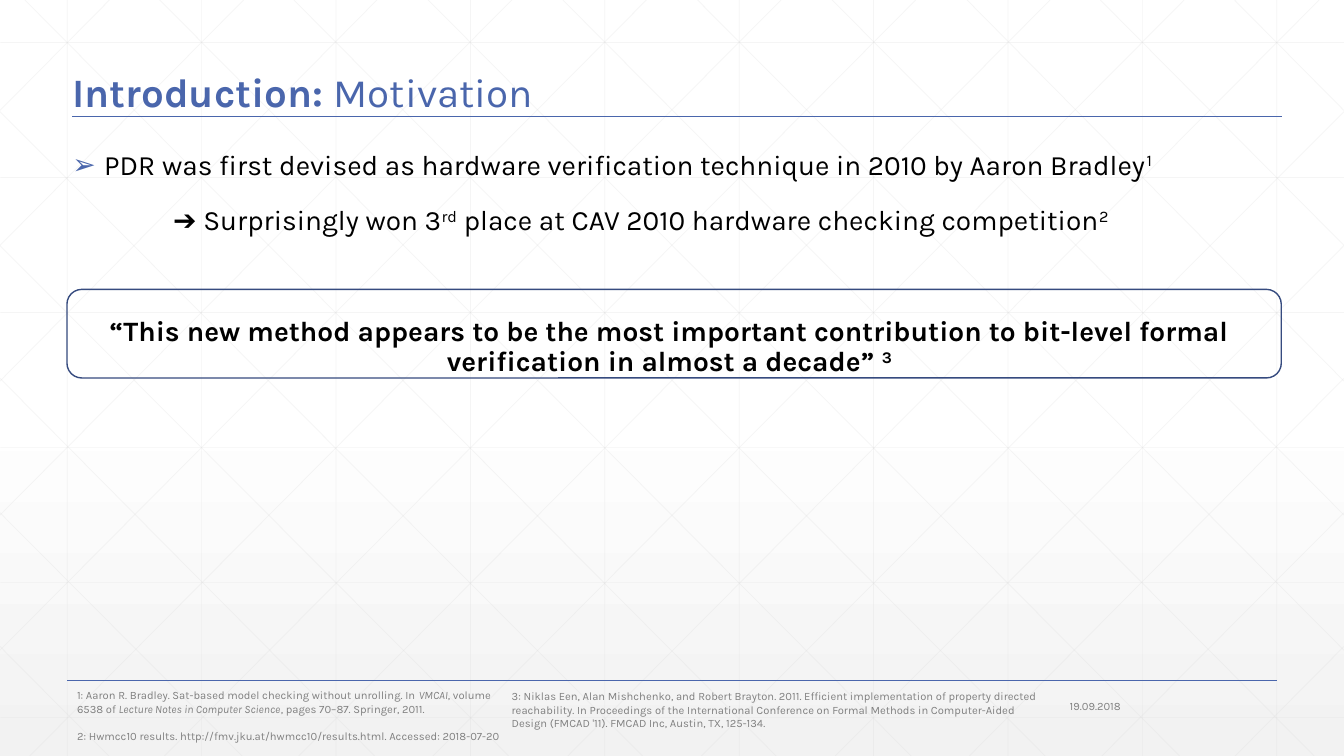
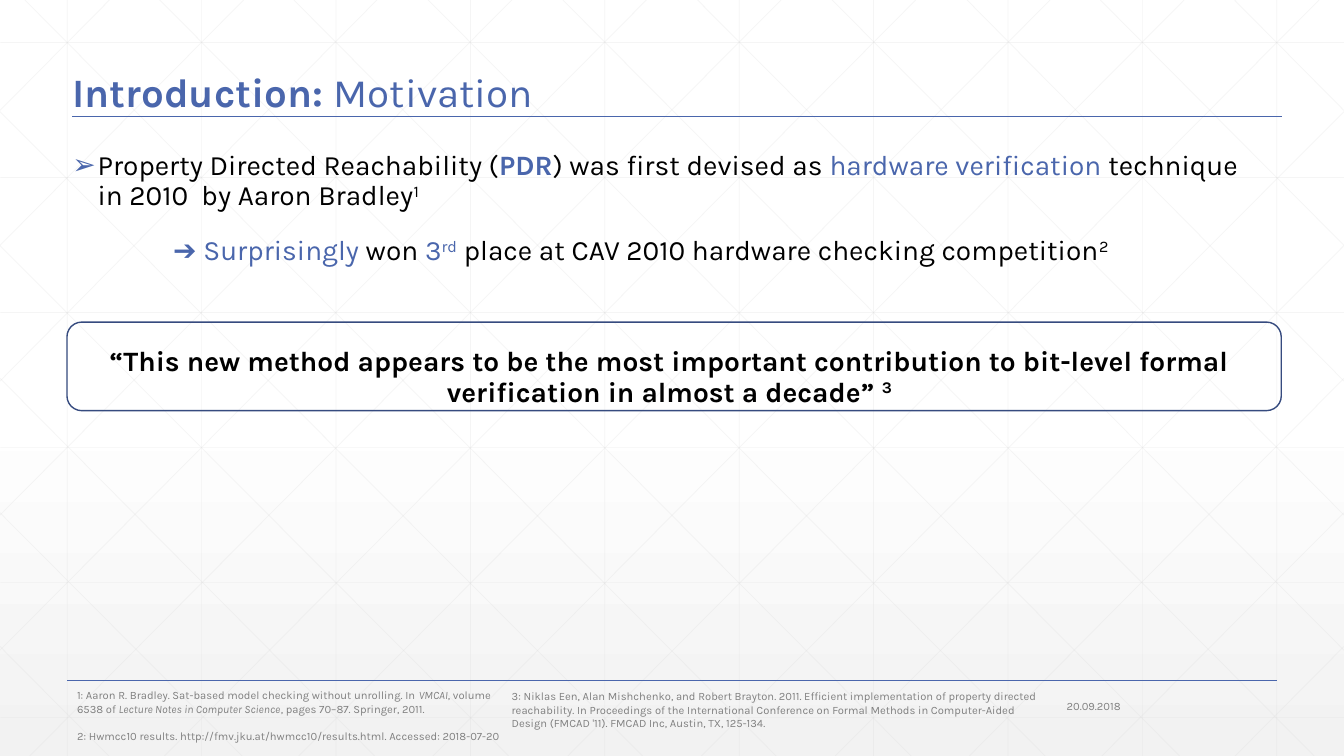
Before and after one commit to JonasWerner/BachelorThesis, a slide deck: slide 4 of Presentation/pdr_presentation_v2.pptx (slide 3 before the commit). Drawn at 1344x756 pixels with LibreOffice and Linux fonts; fonts in the diff are those of the drawing. Boxes give left, top, right and bottom in pixels: in the first picture for what was removed or moved away, otherwise in the second. Text is boxed around its words. In the diff, an @@ line names an element or a change of style, - is before the commit and + after.

```diff
--- a/Presentation/pdr_presentation_v2.pptx
+++ b/Presentation/pdr_presentation_v2.pptx
@@ text at (98,155,1237,212): text changed @@
-➢ PDR was first devised as hardware verification technique in 2010 by Aaron Bradley1
+➢ Property Directed Reachability (PDR) was first devised as hardware verification technique in 2010 by Aaron Bradley1
@@ text at (203,240,935,267): text colour #000000 to #4A66AC in "➔ Surprisingly 3rd" @@
@@ rounded rectangle: place and size @@
-rounded rectangle at (67,289,1281,378)
+rounded rectangle at (67,323,1281,411)
@@ text at (1067,703,1121,710): text changed @@
-19.09.2018
+20.09.2018
```
Also in this commit, not shown: 71 other slides changed, 9 slides added, 1 slide removed, 1 other file.
